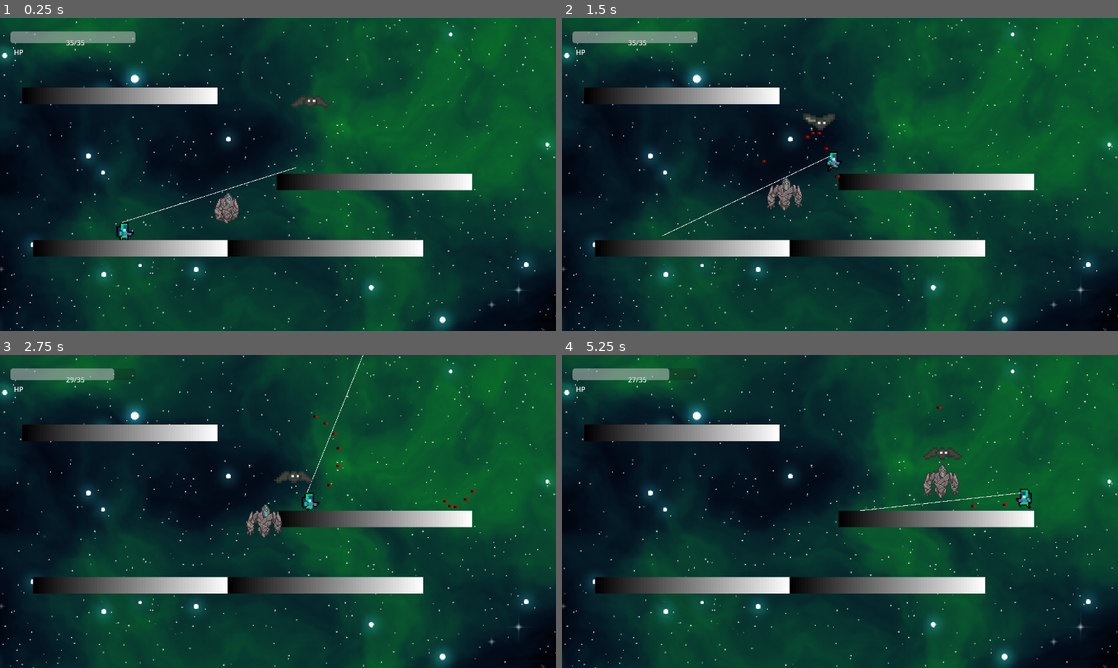
Above: before the commit, frames 1-4 (two rows, left to right).
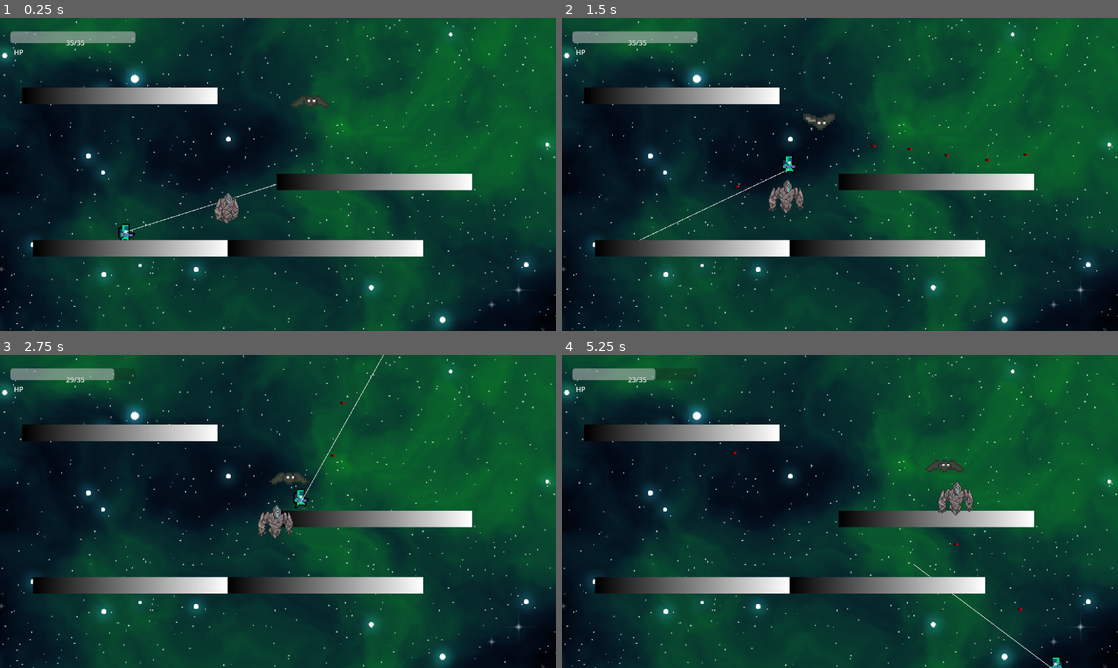
Above: after the commit, the same moments.

Repository: fer-hnndz/europa-game
Game: Godot game, scene res://scenes/TestScene.tscn
The game is run twice, just before and just after one commit, with the same random seed, the same clock (stepped at 60 frames per second) and the same inputs. Sound files missing from this copy of the repository are replaced by a short silence.
Inputs (mouse positions are in pixels of both pictures, inside the frame that each line leads up to):
- Up to frame 1 (0.25 s): no input
- Up to frame 2 (1.5 s): tap Enter (ui_accept) at 0.5, 0.77 s; move the mouse to (962, 158) at 0.52 s; press the mouse at (962, 158) at 0.53 s; hold Right (ui_right) from 0.53 s (still down); move the mouse to (728, 190) at 1.27 s; release the mouse at (728, 190) at 1.28 s; click (728, 190) at 1.35 s
- Up to frame 3 (2.75 s): tap Enter (ui_accept) at 1.52 s; move the mouse to (333, 442) at 2.02 s; release Right (ui_right) at 2.03 s; press the mouse at (333, 442) at 2.03 s; hold Left (ui_left) from 2.03 s (still down)
- Up to frame 4 (5.25 s): move the mouse to (812, 574) at 2.77 s; release Left (ui_left) at 2.78 s; release the mouse at (812, 574) at 2.78 s; hold Right (ui_right) 2.78-4.28 s; click (812, 574) at 2.85 s; tap Enter (ui_accept) at 3.02, 3.77, 4.52 s; move the mouse to (1006, 558) at 3.52 s; press the mouse at (1006, 558) at 3.53 s; move the mouse to (673, 464) at 4.27 s; release the mouse at (673, 464) at 4.28 s; hold Left (ui_left) 4.28-5.03 s; click (673, 464) at 4.35 s; move the mouse to (867, 511) at 5.02 s; press the mouse at (867, 511) at 5.03 s; hold Right (ui_right) from 5.03 s (still down)

The runs differ from the first frame. In frame 1, 0.3% of the frame differs, in the area x 20-54%, y 47-72%; in frame 2, 0.8%; in frame 3, 1.1%; in frame 4, 1.5%, in the area x 12-91%, y 4-100%.

Commit message:
Se agrego base de mapa 1 y prototipo de logica de spawneo de enemigos

Diff:
--- a/project.godot
+++ b/project.godot
@@ -49,6 +49,12 @@
 ]
 }
 
+[layer_names]
+
+2d_physics/layer_1="Player"
+2d_physics/layer_3="Enemies"
+2d_physics/layer_4="World"
+
 [rendering]
 
 textures/canvas_textures/default_texture_filter=0
--- /dev/null
+++ b/scenes/Map1.tscn
@@ -0,0 +1,54 @@
+[gd_scene load_steps=6 format=3 uid="uid://dcsfnxprvs78x"]
+
+[ext_resource type="PackedScene" uid="uid://bxojvg5s51pca" path="res://scenes/characters/horizontal_platform.tscn" id="1_i5wed"]
+[ext_resource type="PackedScene" uid="uid://dj7xs40ybe5hl" path="res://scenes/characters/TestPlatform.tscn" id="2_ivv8w"]
+[ext_resource type="PackedScene" uid="uid://dj70kpkttcguv" path="res://scenes/characters/Player.tscn" id="3_nye5c"]
+[ext_resource type="PackedScene" uid="uid://d1trffgcr05ky" path="res://scenes/menus/PlayerUI.tscn" id="4_ocv57"]
+[ext_resource type="PackedScene" uid="uid://3s6xh32f3pxh" path="res://scenes/stage_controller.tscn" id="5_bbqsl"]
+
+[node name="Map1" type="Node2D"]
+
+[node name="Player" parent="." instance=ExtResource("3_nye5c")]
+position = Vector2(249, 569)
+
+[node name="StageController" parent="." instance=ExtResource("5_bbqsl")]
+position = Vector2(416, 435)
+
+[node name="Horizontal Platform" parent="." instance=ExtResource("1_i5wed")]
+position = Vector2(155, 699)
+
+[node name="Horizontal Platform2" parent="." instance=ExtResource("1_i5wed")]
+position = Vector2(466, 699)
+
+[node name="Horizontal Platform3" parent="." instance=ExtResource("1_i5wed")]
+position = Vector2(777, 699)
+
+[node name="Horizontal Platform4" parent="." instance=ExtResource("1_i5wed")]
+position = Vector2(1091, 699)
+
+[node name="Horizontal Platform5" parent="." instance=ExtResource("1_i5wed")]
+position = Vector2(1403, 700)
+
+[node name="TestPlatform" parent="." instance=ExtResource("2_ivv8w")]
+position = Vector2(630, -64)
+scale = Vector2(3.76, 1)
+
+[node name="TestPlatform2" parent="." instance=ExtResource("2_ivv8w")]
+position = Vector2(-22, 428)
+rotation = 1.57209
+scale = Vector2(3.19995, 1)
+
+[node name="TestPlatform3" parent="." instance=ExtResource("2_ivv8w")]
+position = Vector2(1298, 433)
+rotation = 1.57209
+scale = Vector2(3.19995, 1)
+
+[node name="PlayerUI" parent="." instance=ExtResource("4_ocv57")]
+offset_left = -1.0
+offset_top = 1.0
+offset_right = -1.0
+offset_bottom = 1.0
+
+[node name="Horizontal Platform6" parent="." instance=ExtResource("1_i5wed")]
+position = Vector2(190, 544)
+scale = Vector2(0.685097, 0.685097)
--- a/scenes/characters/Player.tscn
+++ b/scenes/characters/Player.tscn
@@ -23,9 +23,13 @@
 atlas = ExtResource("3_jni3i")
 region = Rect2(128, 416, 32, 32)
 
-[sub_resource type="AtlasTexture" id="AtlasTexture_a3cuu"]
+[sub_resource type="AtlasTexture" id="AtlasTexture_axqsk"]
 atlas = ExtResource("3_jni3i")
-region = Rect2(32, 224, 32, 32)
+region = Rect2(160, 640, 32, 32)
+
+[sub_resource type="AtlasTexture" id="AtlasTexture_10o5w"]
+atlas = ExtResource("3_jni3i")
+region = Rect2(160, 642, 32, 32)
 
 [sub_resource type="AtlasTexture" id="AtlasTexture_f5m8v"]
 atlas = ExtResource("3_jni3i")
@@ -87,11 +91,14 @@
 }, {
 "frames": [{
 "duration": 1.0,
-"texture": SubResource("AtlasTexture_a3cuu")
+"texture": SubResource("AtlasTexture_axqsk")
+}, {
+"duration": 1.0,
+"texture": SubResource("AtlasTexture_10o5w")
 }],
 "loop": true,
 "name": &"idle",
-"speed": 5.0
+"speed": 4.0
 }, {
 "frames": [{
 "duration": 1.0,
@@ -150,9 +157,8 @@
 position = Vector2(1, -19)
 scale = Vector2(1.78471, 1.78471)
 sprite_frames = SubResource("SpriteFrames_iimlh")
-animation = &"death"
-frame = 3
-frame_progress = 1.0
+animation = &"idle"
+frame_progress = 0.569445
 
 [node name="CollisionShape2D" type="CollisionShape2D" parent="."]
 position = Vector2(0, -5)
@@ -160,6 +166,7 @@
 debug_color = Color(0, 0.6, 0.701961, 0.419608)
 
 [node name="Line2D" type="Line2D" parent="."]
+position = Vector2(2.94118, 13.5294)
 points = PackedVector2Array(-3, -15)
 width = 0.7
 texture = SubResource("GradientTexture2D_xa6hi")
--- a/scenes/characters/StoneGolem.tscn
+++ b/scenes/characters/StoneGolem.tscn
@@ -146,6 +146,8 @@
 [node name="AnimatedSprite2D" type="AnimatedSprite2D" parent="."]
 sprite_frames = SubResource("SpriteFrames_tkhw6")
 animation = &"damage"
+frame = 3
+frame_progress = 1.0
 
 [node name="CollisionShape2D" type="CollisionShape2D" parent="."]
 position = Vector2(-1, -3)
--- /dev/null
+++ b/scenes/characters/horizontal_platform.tscn
@@ -0,0 +1,34 @@
+[gd_scene load_steps=5 format=3 uid="uid://bxojvg5s51pca"]
+
+[ext_resource type="Texture2D" uid="uid://dr4txagrgxok3" path="res://sprites/Space Base.png" id="1_mdhym"]
+
+[sub_resource type="AtlasTexture" id="AtlasTexture_6sf0s"]
+atlas = ExtResource("1_mdhym")
+region = Rect2(480, 0, 160, 60)
+
+[sub_resource type="SpriteFrames" id="SpriteFrames_g5spn"]
+animations = [{
+"frames": [{
+"duration": 1.0,
+"texture": SubResource("AtlasTexture_6sf0s")
+}],
+"loop": true,
+"name": &"default",
+"speed": 5.0
+}]
+
+[sub_resource type="RectangleShape2D" id="RectangleShape2D_7oq4h"]
+size = Vector2(312, 36)
+
+[node name="Horizontal Platform" type="StaticBody2D"]
+collision_layer = 8
+metadata/_edit_group_ = true
+
+[node name="Sprite2D" type="AnimatedSprite2D" parent="."]
+position = Vector2(4, 42)
+scale = Vector2(1.96683, 1.96683)
+sprite_frames = SubResource("SpriteFrames_g5spn")
+
+[node name="CollisionShape2D" type="CollisionShape2D" parent="."]
+position = Vector2(3, 2)
+shape = SubResource("RectangleShape2D_7oq4h")
--- /dev/null
+++ b/scenes/stage_controller.tscn
@@ -0,0 +1,6 @@
+[gd_scene load_steps=2 format=3 uid="uid://3s6xh32f3pxh"]
+
+[ext_resource type="Script" path="res://scipts/StageController.gd" id="1_pgf4u"]
+
+[node name="StageController" type="Node2D"]
+script = ExtResource("1_pgf4u")
--- a/scipts/Bullet.gd
+++ b/scipts/Bullet.gd
@@ -2,7 +2,7 @@
 
 
 # Called when the node enters the scene tree for the first time.
-var speed = 1.5
+var speed = 4
 var lastCollition = null
 var objective = null
 var damage = 3
--- a/scipts/Player.gd
+++ b/scipts/Player.gd
@@ -16,7 +16,10 @@
 # Get the gravity from the project settings to be synced with RigidBody nodes.
 var gravity = ProjectSettings.get_setting("physics/2d/default_gravity")
 
+var stageControllerScript = preload("res://scipts/StageController.gd")
+
 func _ready():
+	stageControllerScript.new()
 	$AnimatedSprite2D.animation = "spawn"
 	$AnimatedSprite2D.play()
 	#print($Line2D.get_point_count())
--- /dev/null
+++ b/scipts/StageController.gd
@@ -0,0 +1,83 @@
+extends Node
+
+var stage = 0
+var wave = 1
+var min_enemies = 4
+var enemies
+
+# Called when the node enters the scene tree for the first time.
+
+var bat = preload("res://scenes/characters/Bat.tscn")
+var stoneGolem = preload("res://scenes/characters/StoneGolem.tscn")
+
+var currentEnemies = 0
+
+func _ready():
+	#gen_new_stage()
+	pass
+
+
+# Called every frame. 'delta' is the elapsed time since the previous frame.
+func _process(delta):
+	# Verificar cantidad de enemigos
+
+	currentEnemies = 0
+	for n in get_parent().get_child_count():
+		var currentNode = get_parent().get_child(n)
+		#print("\t" + acurrentNode.name)
+
+		if (not is_instance_of(currentNode, CharacterBody2D)):
+			continue
+
+		if currentNode.name == "Player":
+			continue
+
+		currentEnemies+=1
+
+
+	if (currentEnemies == 0):
+		#gen_new_stage()
+		print("Generando nueva stage...")
+
+		wave +=1
+		if (wave > 3):
+			stage += 1
+
+
+		var upperEnemies = min_enemies * randi_range(stage, stage * 2) - stage * 0.25
+		enemies = randi_range(min_enemies, upperEnemies);
+
+		spawn_enemies(enemies)
+
+func spawn_enemies(enemies: int):
+	var player_pos = get_parent().get_child(0).global_position
+
+	print("Enemies to generate: " + str(enemies))
+	var enemiesLeft = enemies
+
+	var newStoneGolems = randi_range(enemies * 0.16, enemies * 0.25)
+	enemiesLeft -= newStoneGolems
+	var newBats = enemiesLeft
+
+	print("Generating " + str(newStoneGolems) + " golems")
+
+	for i in range(newStoneGolems):
+		var g = stoneGolem.instantiate()
+		g.global_position = generate_rand_pos(player_pos)
+		currentEnemies += 1
+		get_parent().add_child(g)
+
+	print("Generating: " + str(newBats) + " bats")
+	for i in range(newBats):
+		var b = bat.instantiate()
+		b.global_position = generate_rand_pos(player_pos)
+		currentEnemies += 1
+		get_parent().add_child(b)
+		print("added")
+
+func generate_rand_pos(player_pos) -> Vector2:
+	var xDiff = randi_range(150, 350)
+	var yDiff = randi_range(100, 250)
+	var valueModificator = randi_range(-1, 1)
+
+	return Vector2(player_pos.x + xDiff * valueModificator, player_pos.y + yDiff * valueModificator)
--- a/scipts/StoneGolem.gd
+++ b/scipts/StoneGolem.gd
@@ -2,7 +2,7 @@
 var spawned = false
 var health = 82
 var player
-var SPEED = 2.2
+var SPEED = 0.5
 var last_col
 var damage = 4
 var ATTACK_STALL = 0.5
@@ -88,4 +88,4 @@
 			else:
 				print("Choco con attack stall on")
 
-	last_col = move_and_collide(velocity * SPEED)
+	last_col = move_and_collide((player_pos - global_position) * (SPEED * delta))
Not shown: 1 places in scenes/characters/Player.tscn that only renumber resources
Binary file added: sprites/Space Base.png
Not shown, added: sprites/Space Base.png.import
